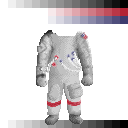
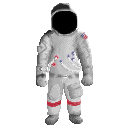
Layered file, before and after one edit (128x128). Changes by layer:
showed group "Head" (4 layers) over [49, 3, 80, 37]
painted on "Torso_D1" over [49, 58, 81, 80]
hid "Pallet" over [8, 0, 128, 128]
showed "Background" over [8, 0, 128, 128]
